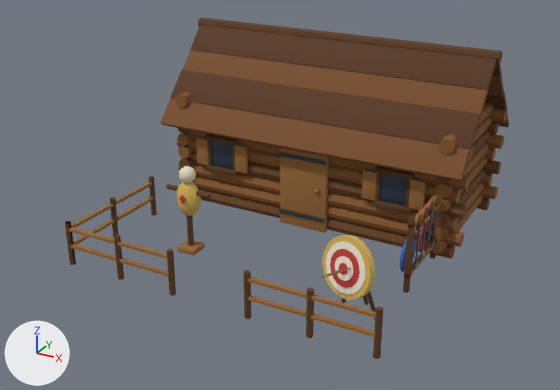
Two versions of the glTF model modele3d/export/mapa/koszary_poz06.glb, one commit apart.
Both versions are drawn from a 50 mm lens placed at (6.83, -13.01, 7.36), pointed at (-0.06, -0.47, 1.09). The axes (+X, +Y, +Z) are drawn at lower left. The lights are the same throughout. The picture after the commit comes second. Vertices at exactly the same position are counted once.

Before the edit, the objects in view are built like this:
```python
me_koszary_poz06 = bpy.data.meshes.new('koszary_poz06')
me_koszary_poz06.from_pydata(...)  # 3102 vertices, 5796 faces; spans x -3.45..3.45, y -3.26..3.72, z -0.01..3.92
me_koszary_poz06.materials.append(mat_mapa_log_dark)  # brown #6b4423
me_koszary_poz06.materials.append(mat_mapa_log)  # brown #8a5a2b
me_koszary_poz06.materials.append(mat_mapa_shingle)  # brown #7a4e2a
me_koszary_poz06.materials.append(mat_mapa_shingle_dark)  # brown #5a3820
me_koszary_poz06.materials.append(mat_mapa_wood_dark)  # brown #5e3b1c
me_koszary_poz06.materials.append(mat_mapa_wood)  # brown #9a6a36
me_koszary_poz06.materials.append(mat_mapa_iron)  # greyish blue #4d545c
me_koszary_poz06.materials.append(mat_mapa_gold)  # orange #e0ac3c
me_koszary_poz06.materials.append(mat_mapa_glass)  # dark blue #2a3a4a
me_koszary_poz06.materials.append(mat_mapa_leather)  # brown #6e4428
me_koszary_poz06.materials.append(mat_mapa_banner)  # blue #2f5fb8
me_koszary_poz06.materials.append(mat_mapa_banner_red)  # red #a82a2a
me_koszary_poz06.materials.append(mat_mapa_straw)  # yellow #d4b25a
me_koszary_poz06.materials.append(mat_mapa_canvas)  # pale yellow #e6dcc2
me_koszary_poz06.materials.append(mat_mapa_target_r)  # red #c23a32
me_koszary_poz06.materials.append(mat_mapa_target_w)  # white #efe9da
ob_koszary_poz06 = bpy.data.objects.new('koszary_poz06', me_koszary_poz06)
ob_koszary_poz06.location = (0.0, 0.0, 0.0)
```
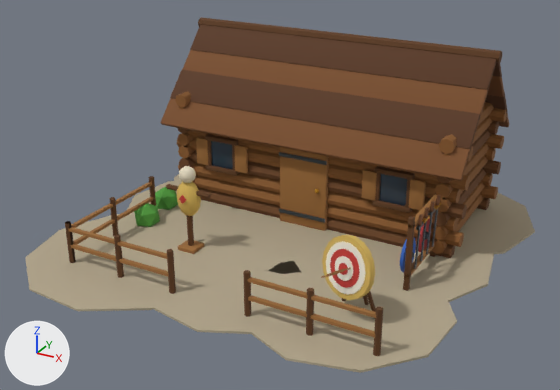
What differs and where, as boxes [x1, y1, x2, y2] in the pictures (560 x 390 px):
'koszary_poz06', reshaped (15% wider): before [65, 17, 509, 359]; after [25, 17, 535, 373]
part 1 of me_koszary_poz06, added (beige): after [25, 214, 185, 311]
part 2 of me_koszary_poz06, added (beige): after [125, 181, 229, 241]
part 3 of me_koszary_poz06, added (mostly hidden): after [174, 174, 239, 209]
part 4 of me_koszary_poz06, added (beige): after [145, 239, 267, 334]
part 5 of me_koszary_poz06, added (beige): after [203, 209, 304, 274]
part 6 of me_koszary_poz06, added (beige): after [242, 261, 457, 373]
part 7 of me_koszary_poz06, added (beige): after [287, 227, 494, 304]
part 8 of me_koszary_poz06, added (beige): after [381, 192, 535, 256]
part 9 of me_koszary_poz06, added (green): after [155, 187, 178, 210]
part 10 of me_koszary_poz06, added (green): after [134, 204, 160, 227]

The edits, one by one:
Material 'mapa_leaves' (mat_mapa_leaves) is new.
Its base color is (0.0782, 0.323, 0.0423) (green #4f9a3a).
Its roughness is 0.85.
Material 'mapa_gravel' (mat_mapa_gravel) is new.
Its base color is (0.451, 0.381, 0.262) (beige #b3a68c).
Its roughness is 0.95.
me_koszary_poz06 is used by ob_koszary_poz06; location (0.0, 0.0, 0.0).
me_koszary_poz06 had 3102 vertices, 5796 faces and spanned x -3.45..3.45, y -3.26..3.72, z -0.01..3.92.
me_koszary_poz06 now has 3402 vertices, 6320 faces and spans x -4.43..4.43, y -4.48..4.42, z -0.11..3.92.
me_koszary_poz06 part 1: a new loose piece, a 10-sided cylinder along z spanning x -4.426..-0.307, y -4.482..-0.443, z 0.005..0.045, in mat_mapa_gravel (beige #b3a68c).
me_koszary_poz06 part 2: a new loose piece, a 10-sided cylinder along z spanning x -4.177..-0.65, y -1.554..1.964, z 0.004..0.046, in mat_mapa_gravel (beige #b3a68c).
me_koszary_poz06 part 3: a new loose piece, a 10-sided cylinder along z spanning x -4.192..-0.492, y 0.265..3.965, z 0.003..0.047, in mat_mapa_gravel (beige #b3a68c).
me_koszary_poz06 part 4: a new loose piece, a 10-sided cylinder along z spanning x -1.813..1.944, y -4.001..-0.198, z 0.004..0.046, in mat_mapa_gravel (beige #b3a68c).
me_koszary_poz06 part 5: a new loose piece, a 10-sided cylinder along z spanning x -1.922..1.67, y -1.796..1.775, z 0.003..0.047, in mat_mapa_gravel (beige #b3a68c).
me_koszary_poz06 part 6: a new loose piece, a 10-sided cylinder along z spanning x 0.263..4.027, y -3.983..-0.135, z 0.003..0.047, in mat_mapa_gravel (beige #b3a68c).
me_koszary_poz06 part 7: a new loose piece, a 10-sided cylinder along z spanning x 0.058..4.157, y -1.865..2.222, z 0.002..0.048, in mat_mapa_gravel (beige #b3a68c).
me_koszary_poz06 part 8: a new loose piece, a 10-sided cylinder along z spanning x 0.308..4.433, y 0.426..4.424, z 0.001..0.049, in mat_mapa_gravel (beige #b3a68c).
me_koszary_poz06 part 9: a new loose piece, an icosphere of 20 faces spanning x -3.47..-2.91, y -0.42..0.11, z -0.11..0.51, in mat_mapa_leaves (green #4f9a3a).
me_koszary_poz06 part 10: a new loose piece, an icosphere of 20 faces spanning x -3.27..-2.74, y -1.33..-0.83, z -0.1..0.5, in mat_mapa_leaves (green #4f9a3a).
Other edits to the shape of me_koszary_poz06 do not show in these pictures.
me_koszary_poz06 gains material mat_mapa_gravel (beige #b3a68c).
me_koszary_poz06 gains material mat_mapa_leaves (green #4f9a3a).
